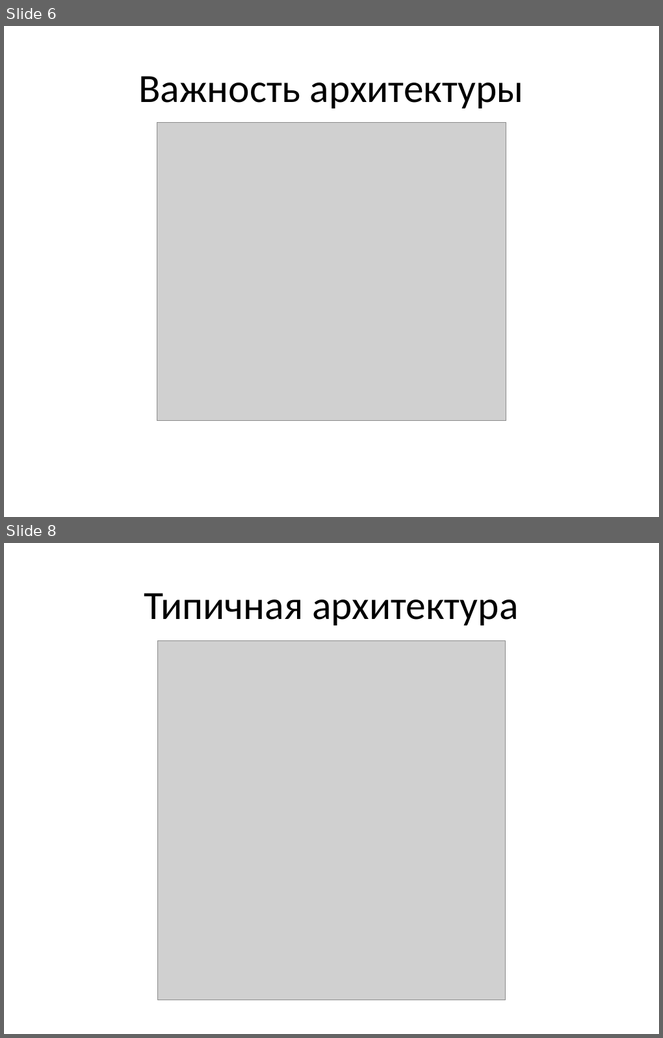
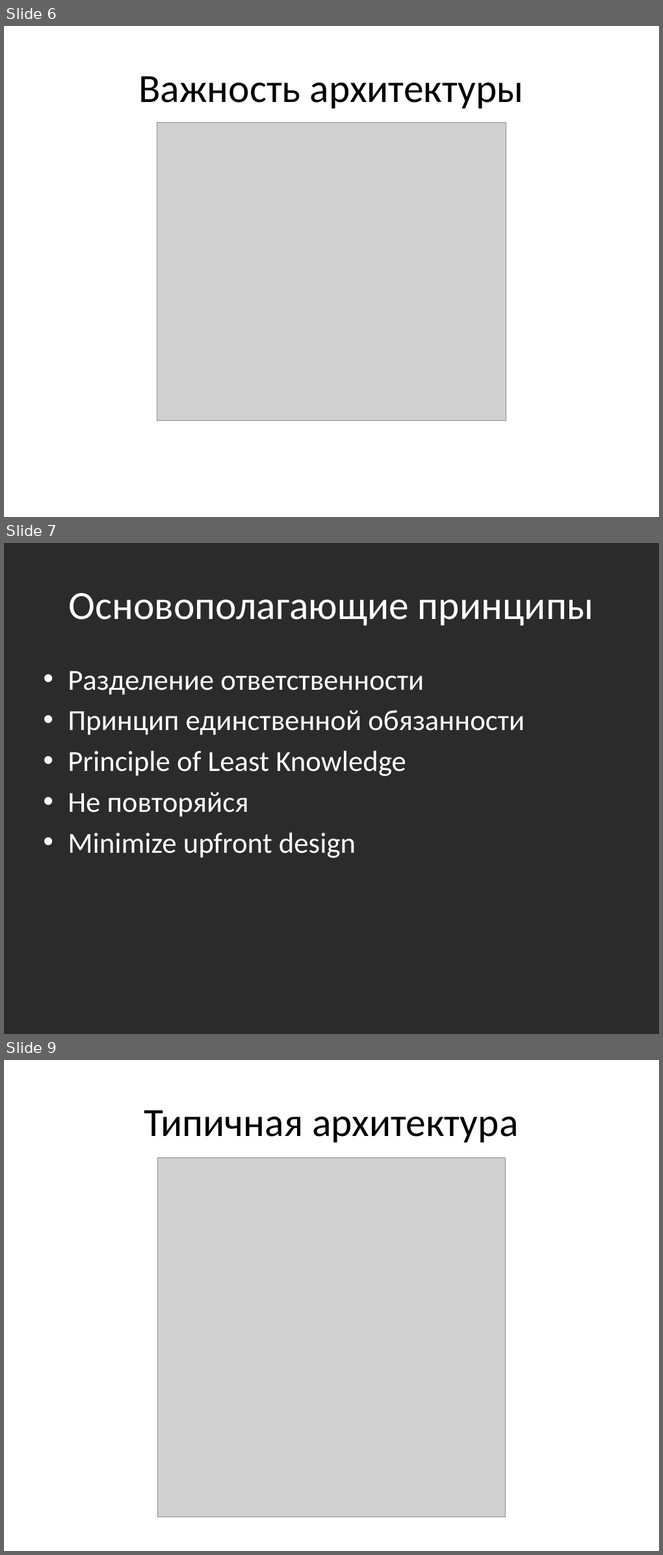
Before and after one commit to bazile/Training, a slide deck: Presentation/lesson-14-architecture.pptx. Shown one above the other, each under a label of ours: slides 6 and 8 before the commit, slides 6, 7 and 9 after it; the slides between them are not shown. The pictures are 663x1038 and 663x1555 pixels, drawn with LibreOffice and Linux fonts; fonts in the diff are those of the drawing; grey boxes stand for pictures; background and template pictures are left out; a plain dark background stands for a picture behind light text. Boxes give left, top, right and bottom in pixels: in the first picture for what was removed or moved away, otherwise in the second. Text is boxed around its words. In the diff, an @@ line names an element or a change of style, - is before the commit and + after.

```diff
--- a/Presentation/lesson-14-architecture.pptx
+++ b/Presentation/lesson-14-architecture.pptx
@@ slide 7 added at (4, 543, 659, 1034), background picture (left out) @@
@@ title added at (69, 593, 594, 626), 44 pt, text #FFFFFF @@
+Основополагающие принципы
@@ text added at (68, 671, 525, 858), 32 pt, text #FFFFFF @@
+• Разделение ответственности
+• Принцип единственной обязанности
+• Principle of Least Knowledge
+• Не повторяйся
+• Minimize upfront design
@@ what was slide 8 is now slide 9 @@
```
Also in this commit, not shown: 3 slides changed.
